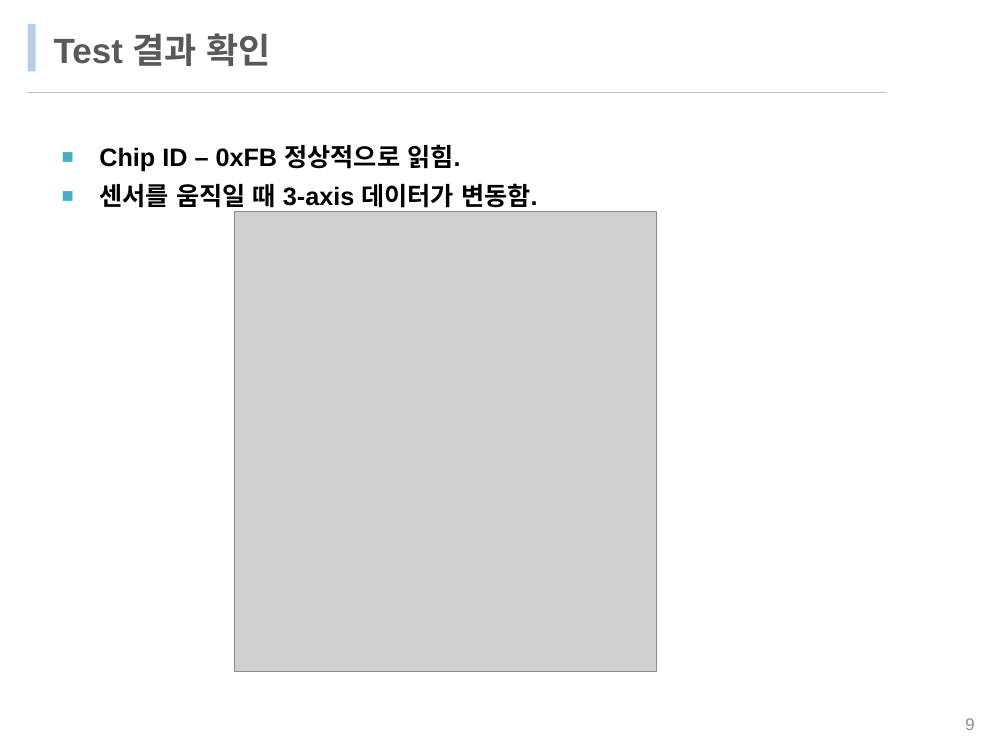
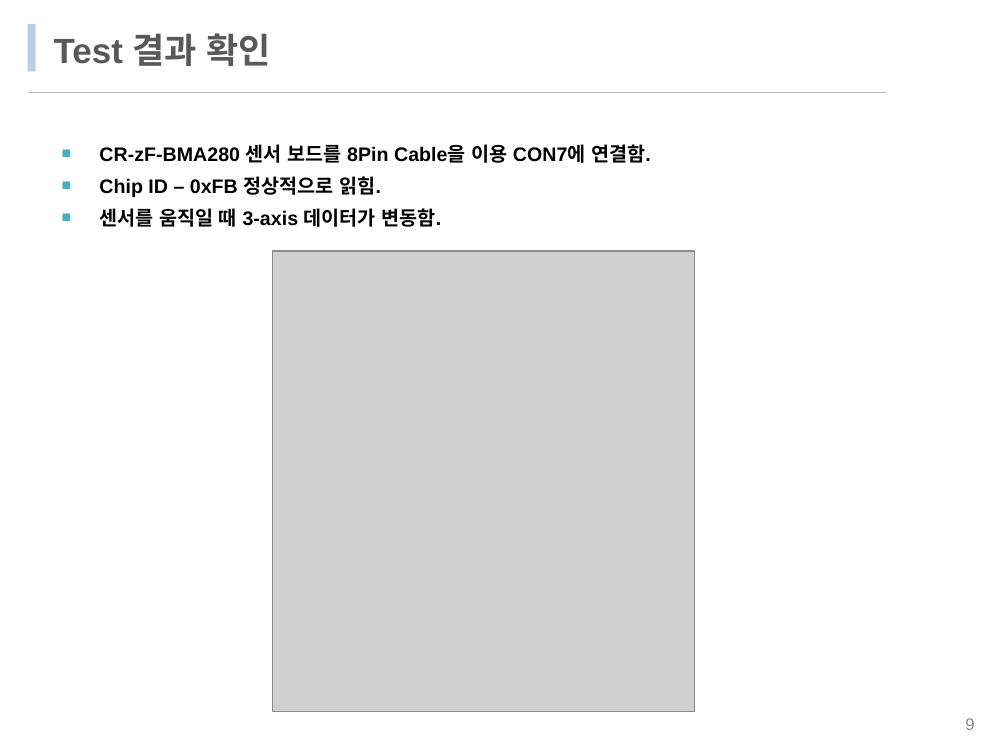
Before and after one commit to CRZ-Technology/Mango-M32, a slide deck: slide 9 of Mango-M32F2/10강_I2C_BMA280_테스트/10강_I2C_BMA280_테스트.pptx. Drawn at 1008x756 pixels with LibreOffice and Linux fonts; fonts in the diff are those of the drawing; grey boxes stand for pictures; background and template pictures are left out. Boxes give left, top, right and bottom in pixels: in the first picture for what was removed or moved away, otherwise in the second. Text is boxed around its words. In the diff, an @@ line names an element or a change of style, - is before the commit and + after.

```diff
--- a/Mango-M32F2/10강_I2C_BMA280_테스트/10강_I2C_BMA280_테스트.pptx
+++ b/Mango-M32F2/10강_I2C_BMA280_테스트/10강_I2C_BMA280_테스트.pptx
@@ text at (x1=99, y1=144, x2=651, y2=163): paragraph added @@
+■ CR-zF-BMA280 센서 보드를 8Pin Cable을 이용 CON7에 연결함.
@@ text at (x1=99, y1=176, x2=441, y2=227): size 18 to 14 pt in "Chip ID – 0xFB 정상적으로 읽힘.", "센서를 움직일 때 3-axis 데이터가 변동함." @@
@@ picture moved from (x1=234, y1=212, x2=656, y2=672) to (x1=272, y1=251, x2=695, y2=712) @@
```
